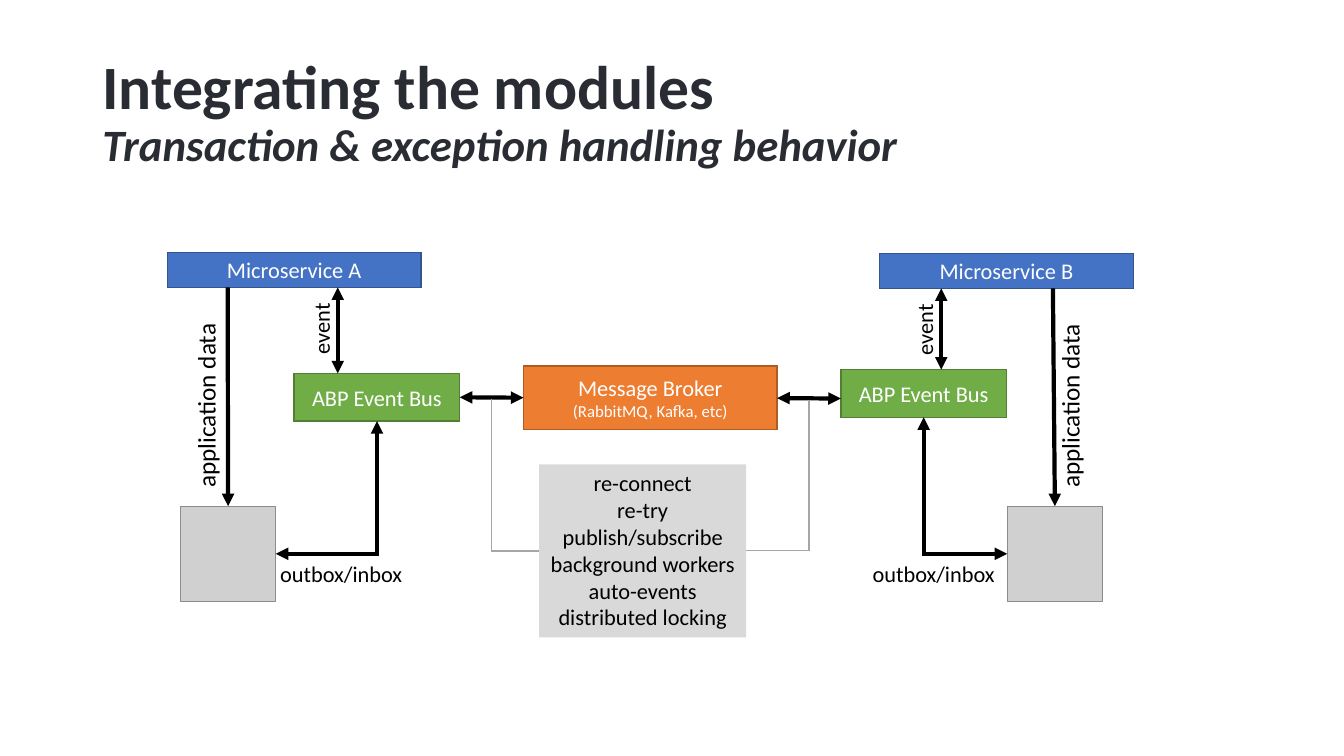
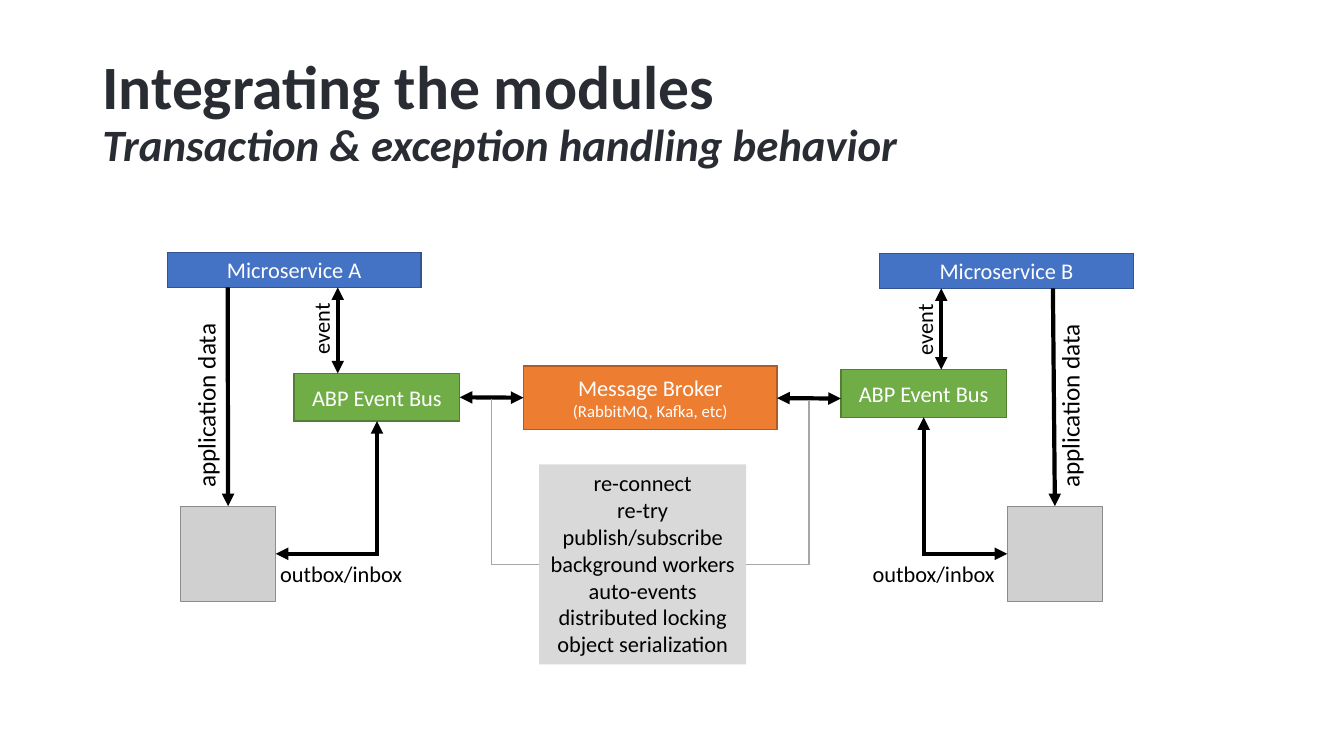
Before and after one commit to hikalkan/presentations, a slide deck: slide 36 of 2025-09-19 Dotnext St Petersburg/Monolith First Presentation.pptx. Drawn at 1344x756 pixels with LibreOffice and Linux fonts; fonts in the diff are those of the drawing; grey boxes stand for pictures; background and template pictures are left out. Boxes give left, top, right and bottom in pixels: in the first picture for what was removed or moved away, otherwise in the second. Text is boxed around its words. In the diff, an @@ line names an element or a change of style, - is before the commit and + after.

```diff
--- a/2025-09-19 Dotnext St Petersburg/Monolith First Presentation.pptx
+++ b/2025-09-19 Dotnext St Petersburg/Monolith First Presentation.pptx
@@ elbow line moved from (492, 399) - (539, 551) to (492, 399) - (539, 565) @@
@@ elbow line moved from (810, 399) - (746, 551) to (810, 399) - (746, 565) @@
@@ rectangle "re-connect": place and size @@
-rectangle "re-connect" at [539,465,746,638]
+rectangle "re-connect" at [539,465,746,665]
@@ text in rectangle at [557,636,728,656]: paragraph added @@
+object serialization
```
Also in this commit, not shown: 2 other slides changed.
